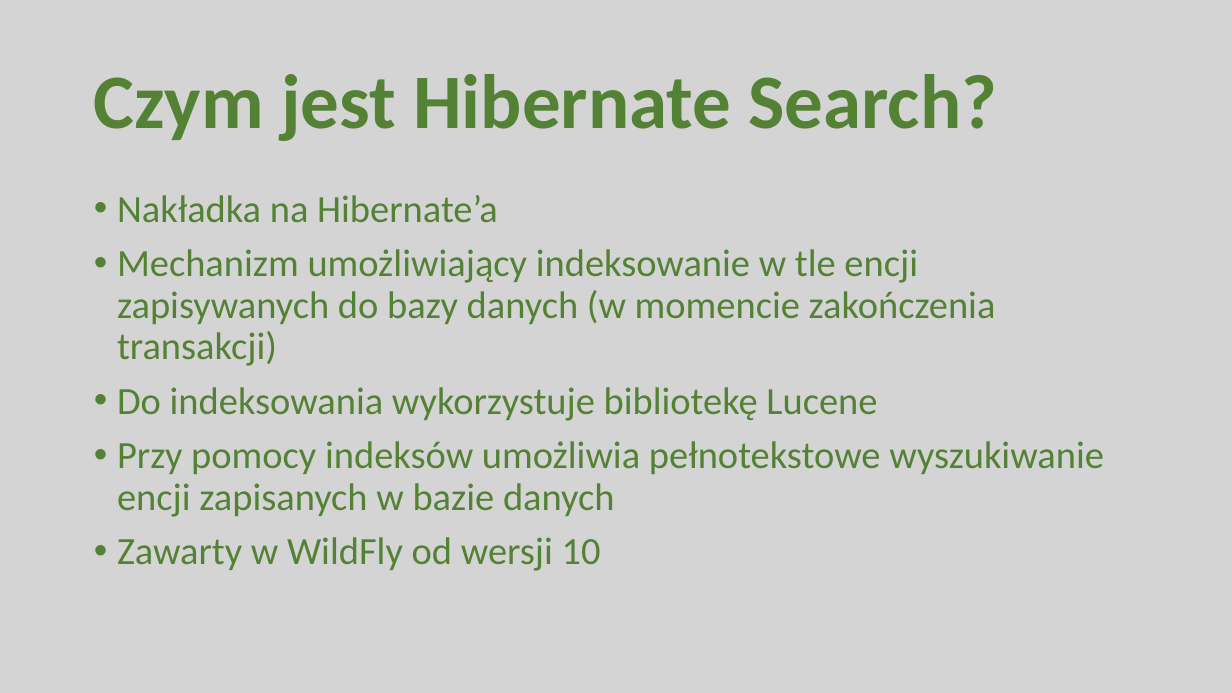
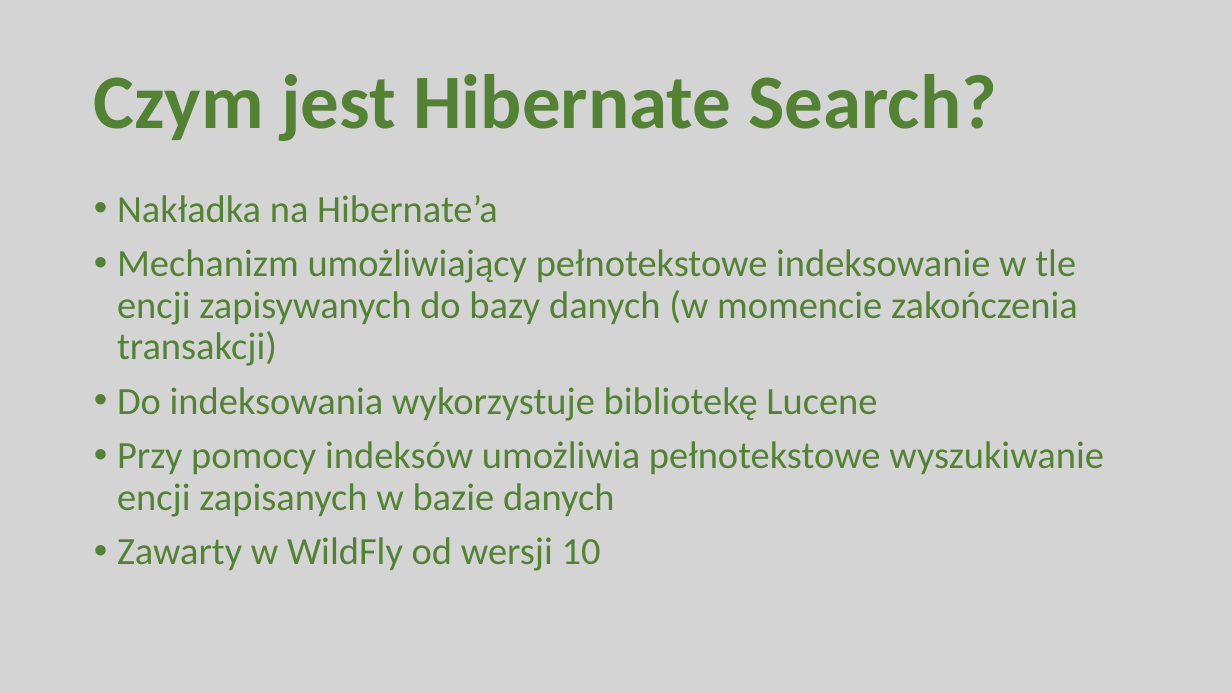
Before and after one commit to tim91/technologies-example, a slide deck: slide 3 of spring-hibernate-lucene/Prezentacja.pptx. Drawn at 1232x693 pixels with LibreOffice and Linux fonts; fonts in the diff are those of the drawing. Boxes give left, top, right and bottom in pixels: in the first picture for what was removed or moved away, otherwise in the second. Text is boxed around its words. In the diff, an @@ line names an element or a change of style, - is before the commit and + after.

Commit message:
Hibernate-search - refactoring and deep association example

```diff
--- a/spring-hibernate-lucene/Prezentacja.pptx
+++ b/spring-hibernate-lucene/Prezentacja.pptx
@@ text at (117, 249, 1078, 366): text changed @@
-• Mechanizm umożliwiający indeksowanie w tle encji zapisywanych do bazy danych (w momencie zakończenia transakcji)
+• Mechanizm umożliwiający pełnotekstowe indeksowanie w tle encji zapisywanych do bazy danych (w momencie zakończenia transakcji)
```
Also in this commit, not shown: 2 other slides changed, 1 slide added, 9 other files.
